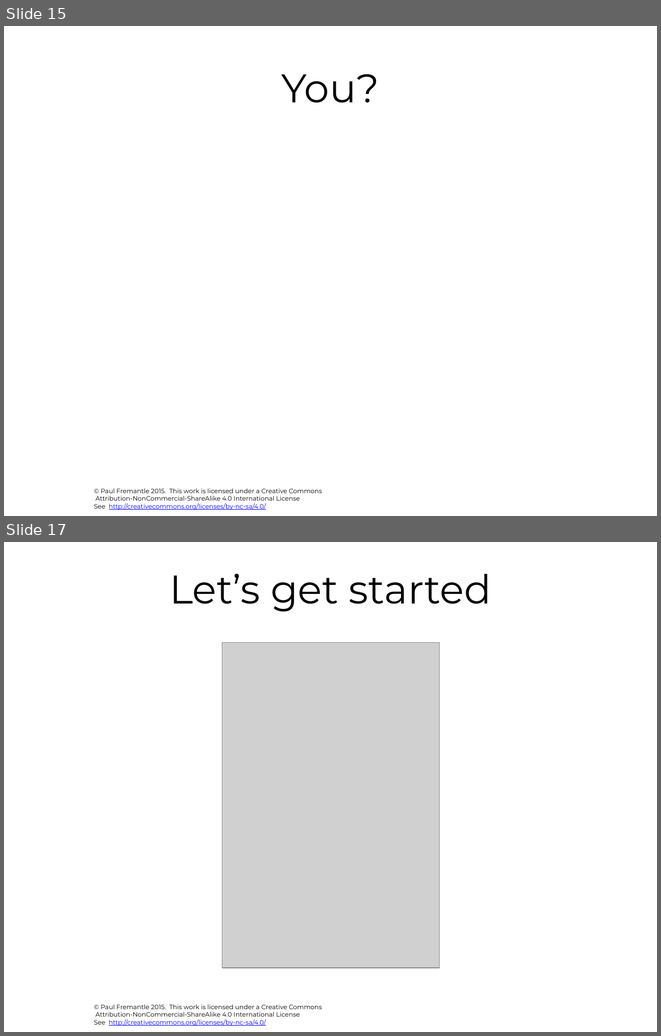
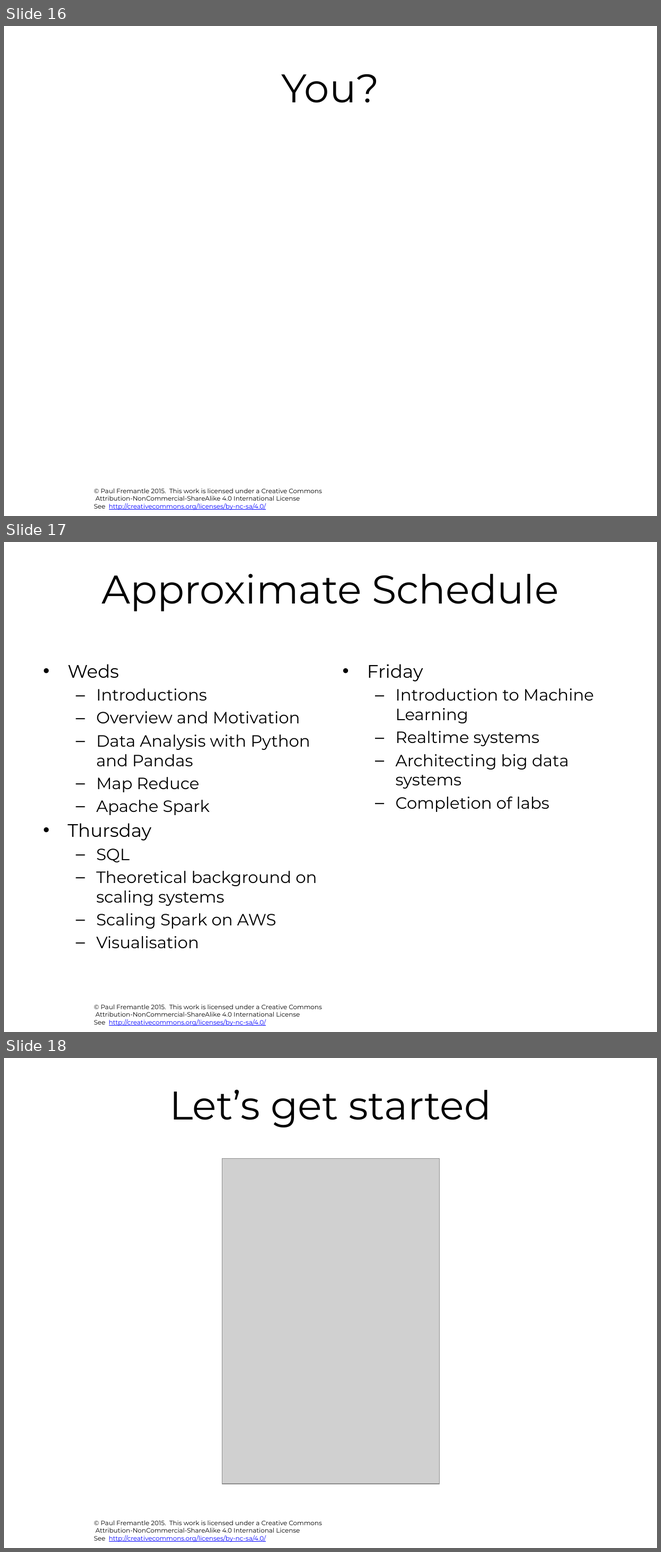
Before and after one commit to pzfreo/big, a slide deck: pres-source/00-intro.pptx. Shown one above the other, each under a label of ours: slides 15 and 17 before the commit, slides 16, 17 and 18 after it; the slides between them are not shown. The pictures are 661x1036 and 661x1552 pixels, drawn with LibreOffice and Linux fonts; fonts in the diff are those of the drawing; grey boxes stand for pictures; background and template pictures are left out. Boxes give left, top, right and bottom in pixels: in the first picture for what was removed or moved away, otherwise in the second. Text is boxed around its words. In the diff, an @@ line names an element or a change of style, - is before the commit and + after.

```diff
--- a/pres-source/00-intro.pptx
+++ b/pres-source/00-intro.pptx
@@ slide 17 added at [4,542,657,1032], background #FFFFFF; not listed: 1 template element that a slide beside it also shows @@
@@ title added at [102,574,559,611], 44 pt, text #000000 @@
+Approximate Schedule
@@ text added at [68,664,317,948], 18 pt, text #000000 @@
+• Weds
+  – Introductions
+  – Overview and Motivation
+  – Data Analysis with Python and Pandas
+  – Map Reduce
+  – Apache Spark
+• Thursday
+  – SQL
+  – Theoretical background on scaling systems
+  – Scaling Spark on AWS
+  – Visualisation
@@ text added at [367,664,594,812], 18 pt, text #000000 @@
+• Friday
+  – Introduction to Machine Learning
+  – Realtime systems
+  – Architecting big data systems
+  – Completion of labs
@@ what was slide 15 is now slide 16 @@
@@ what was slide 17 is now slide 18 @@
```
Also in this commit, not shown: 1 slide changed, 1 other slide added, 1 slide removed, 2 other files.
